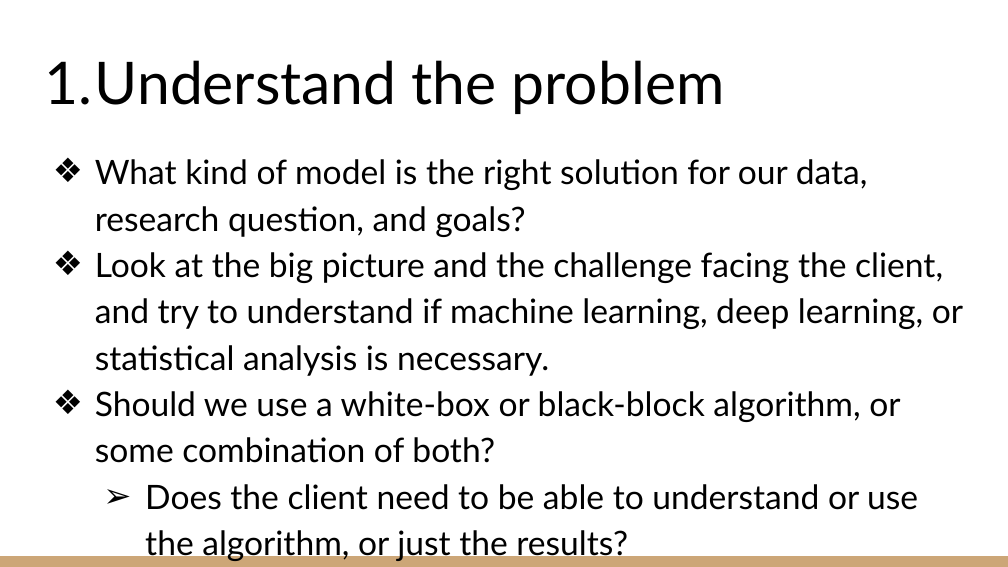
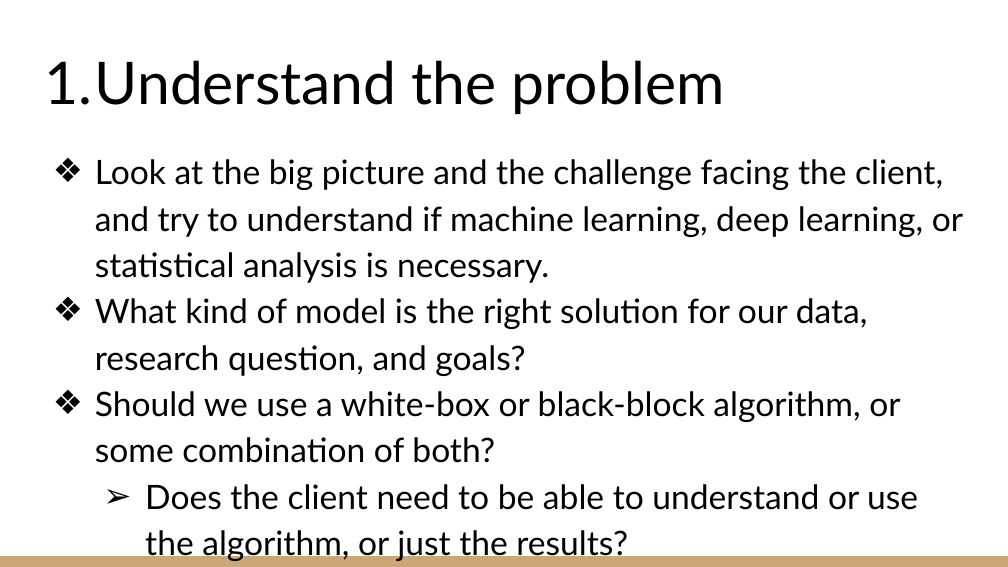
Before and after one commit to MarinaWyss/HertieDataNerds, a slide deck: slide 3 of ProjectExample/Data Science Projects.pptx. Drawn at 1008x567 pixels with LibreOffice and Linux fonts; fonts in the diff are those of the drawing. Boxes give left, top, right and bottom in pixels: in the first picture for what was removed or moved away, otherwise in the second. Text is boxed around its words. In the diff, an @@ line names an element or a change of style, - is before the commit and + after.

```diff
--- a/ProjectExample/Data Science Projects.pptx
+++ b/ProjectExample/Data Science Projects.pptx
@@ text at bbox=[95, 159, 963, 283]: paragraph added @@
+❖ Look at the big picture and the challenge facing the client, and try to understand if machine learning, deep learning, or statistical analysis is necessary.
@@ text at bbox=[95, 252, 963, 376]: paragraph removed @@
-❖ Look at the big picture and the challenge facing the client, and try to understand if machine learning, deep learning, or statistical analysis is necessary.
```
Also in this commit, not shown: 4 other slides changed, 1 other file.
